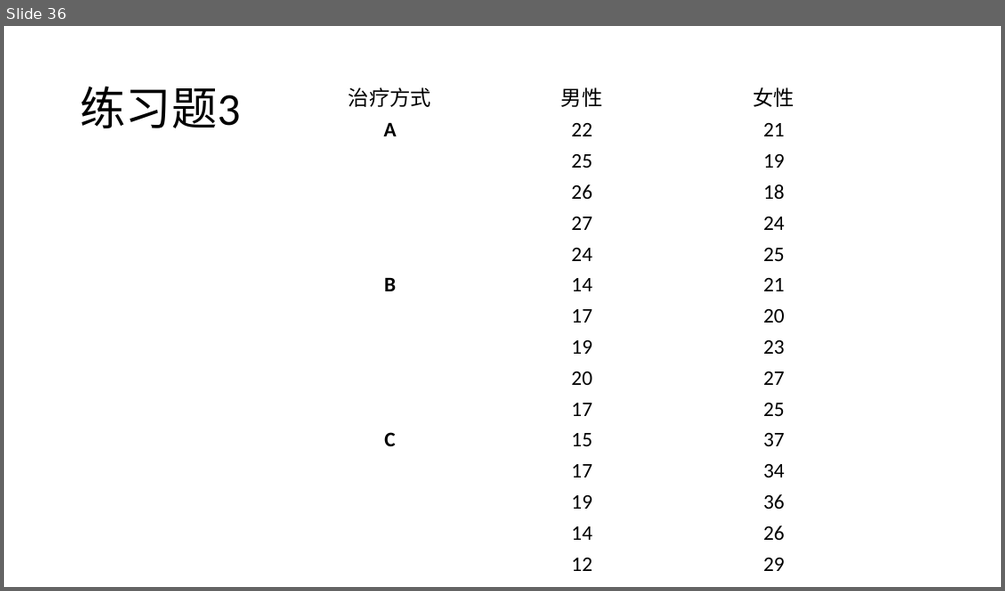
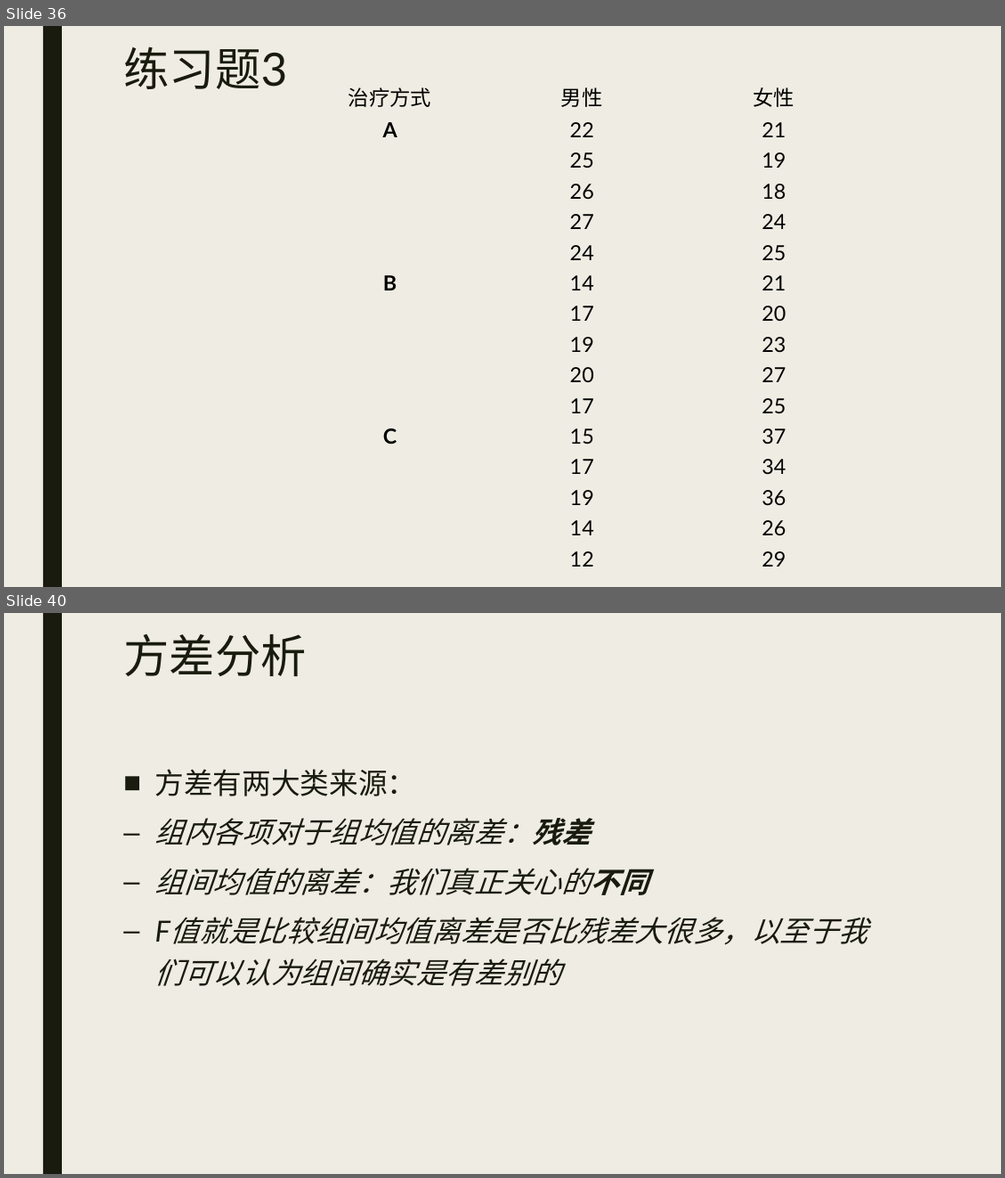
Before and after one commit to beneon/medstat, a slide deck: lect-5/anova.pptx. Shown one above the other, each under a label of ours: slide 36 before the commit, slides 36 and 40 after it; the slides between them are not shown. The pictures are 1005x591 and 1005x1178 pixels, drawn with LibreOffice and Linux fonts; fonts in the diff are those of the drawing. Boxes give left, top, right and bottom in pixels: in the first picture for what was removed or moved away, otherwise in the second. Text is boxed around its words. In the diff, an @@ line names an element or a change of style, - is before the commit and + after.

```diff
--- a/lect-5/anova.pptx
+++ b/lect-5/anova.pptx
@@ slide 40 added at [4, 613, 1001, 1174], background #EFEDE3; not listed: 1 template element that a slide beside it also shows @@
@@ title added at [123, 634, 306, 676], 44 pt, text #191B0E @@
+方差分析
@@ text added at [155, 769, 867, 986], 28 pt, text #191B0E, italic @@
+■ 方差有两大类来源：
+  – 组内各项对于组均值的离差：残差
+  – 组间均值的离差：我们真正关心的不同
+  – F值就是比较组间均值离差是否比残差大很多，以至于我们可以认为组间确实是有差别的
@@ slide 36 changed as well @@
@@ background #FFFFFF to #EFEDE3 @@
@@ rectangle added at [43, 26, 62, 587], fill #191B0E @@
@@ title "练习题3": place and size @@
-title "练习题3" at [80, 86, 240, 128]
+title "练习题3" at [123, 46, 287, 89]
@@ title "练习题3" at [123, 46, 287, 89]: font Calibri to Lato, text colour #000000 to #191B0E; line spacing 0.9 to 0.89; vertical alignment middle to top @@
@@ table at [294, 79, 871, 570] @@
@@ font Calibri to Lato @@
```
Also in this commit, not shown: 34 other slides changed, 4 other slides added, 1 slide removed, 3 other files.
